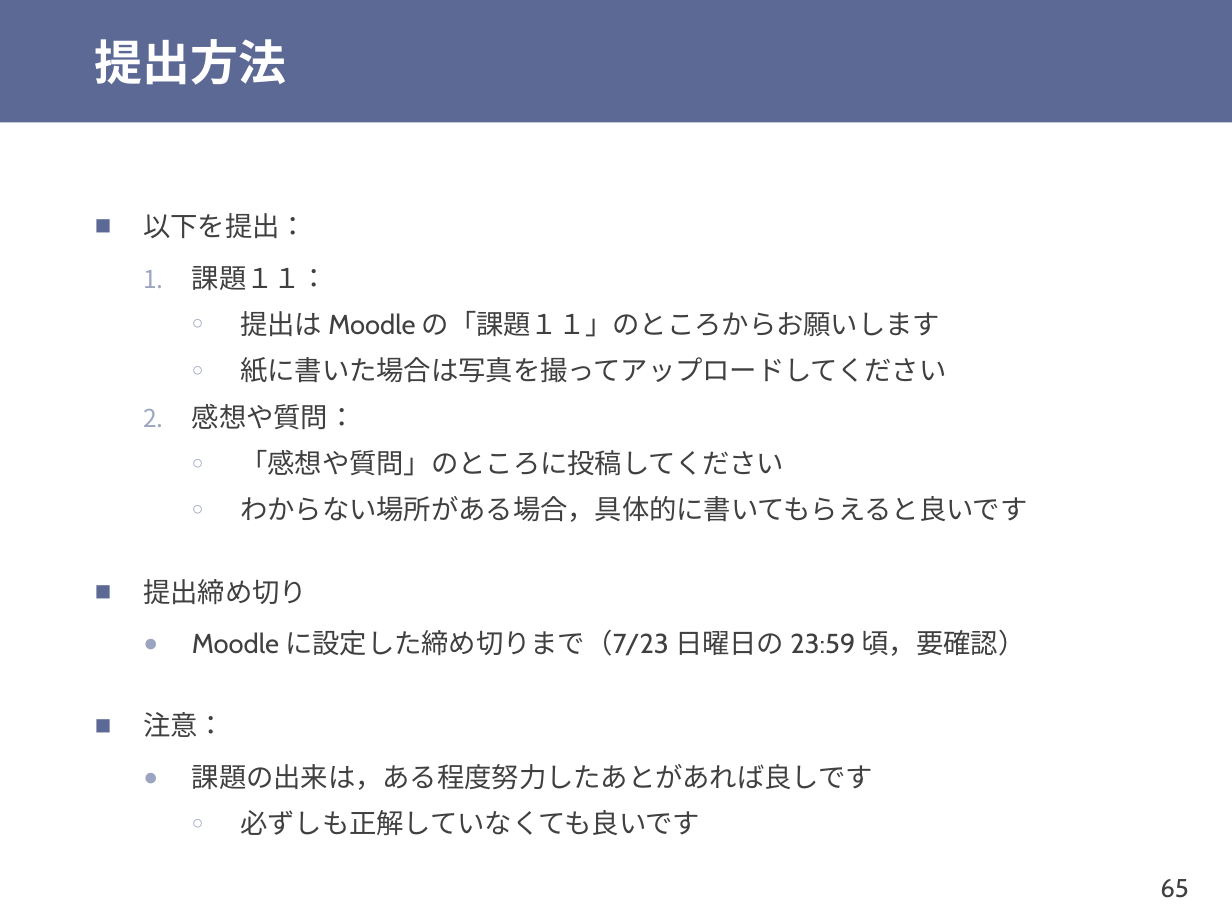
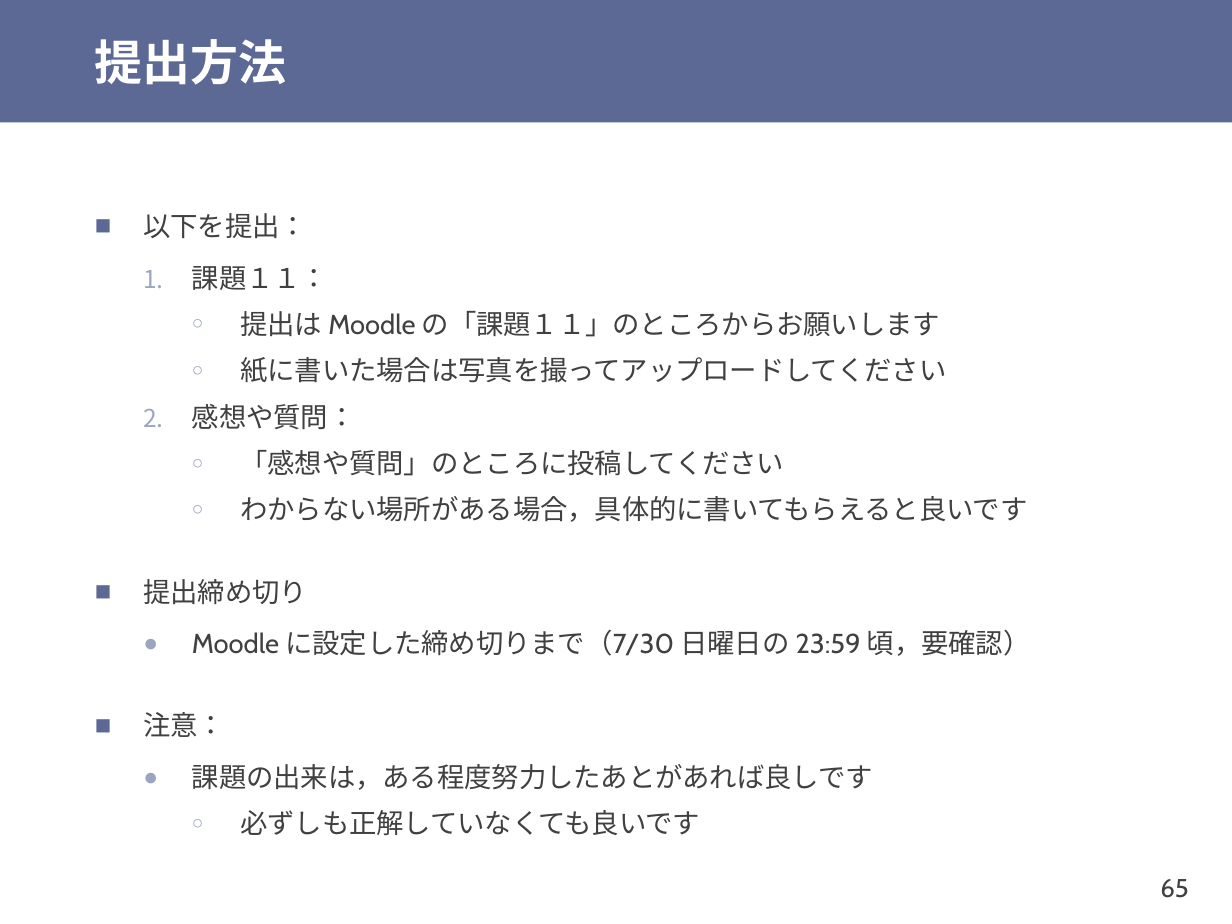
Before and after one commit to shioyadan/otya-computer-architecture-i, a slide deck: slide 65 of cai-shioya-11.pptx. Drawn at 1232x924 pixels with LibreOffice and Linux fonts; fonts in the diff are those of the drawing. Boxes give left, top, right and bottom in pixels: in the first picture for what was removed or moved away, otherwise in the second. Text is boxed around its words. In the diff, an @@ line names an element or a change of style, - is before the commit and + after.

```diff
--- a/cai-shioya-11.pptx
+++ b/cai-shioya-11.pptx
@@ text at bbox=[192, 629, 1031, 656]: text changed @@
-  ● Moodle に設定した締め切りまで（7/23 日曜日の 23:59 頃，要確認）
+  ● Moodle に設定した締め切りまで（7/30 日曜日の 23:59 頃，要確認）
```
Also in this commit, not shown: 2 other slides changed, 1 other file.
